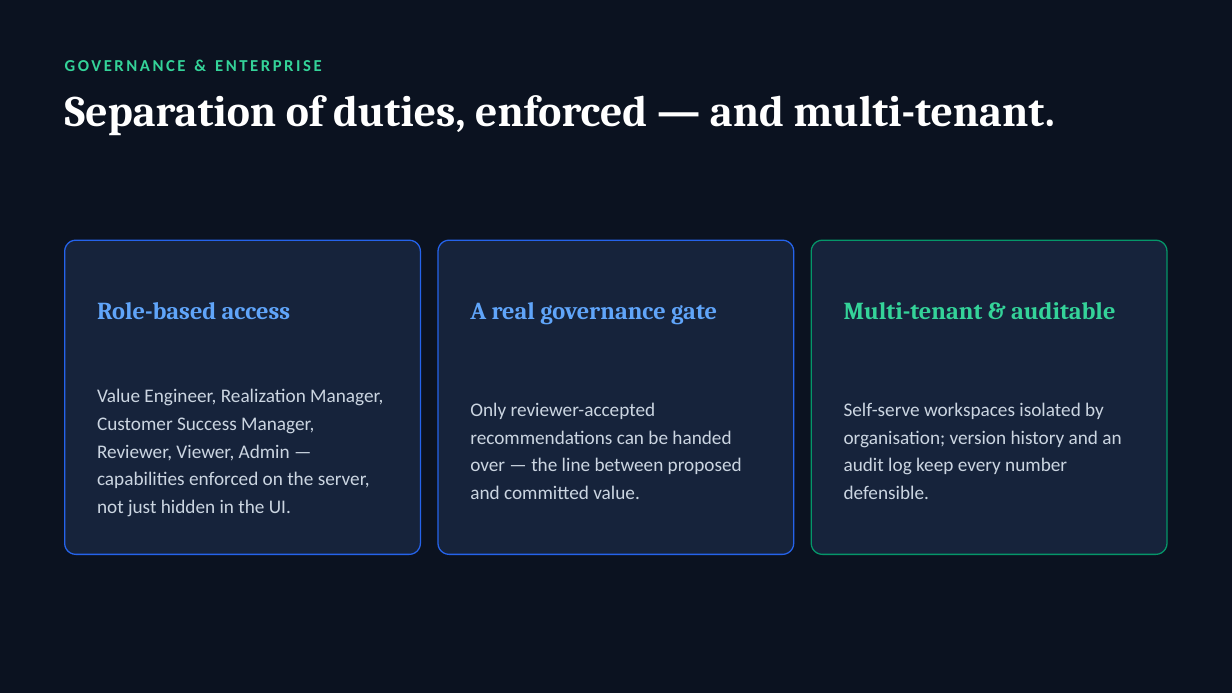
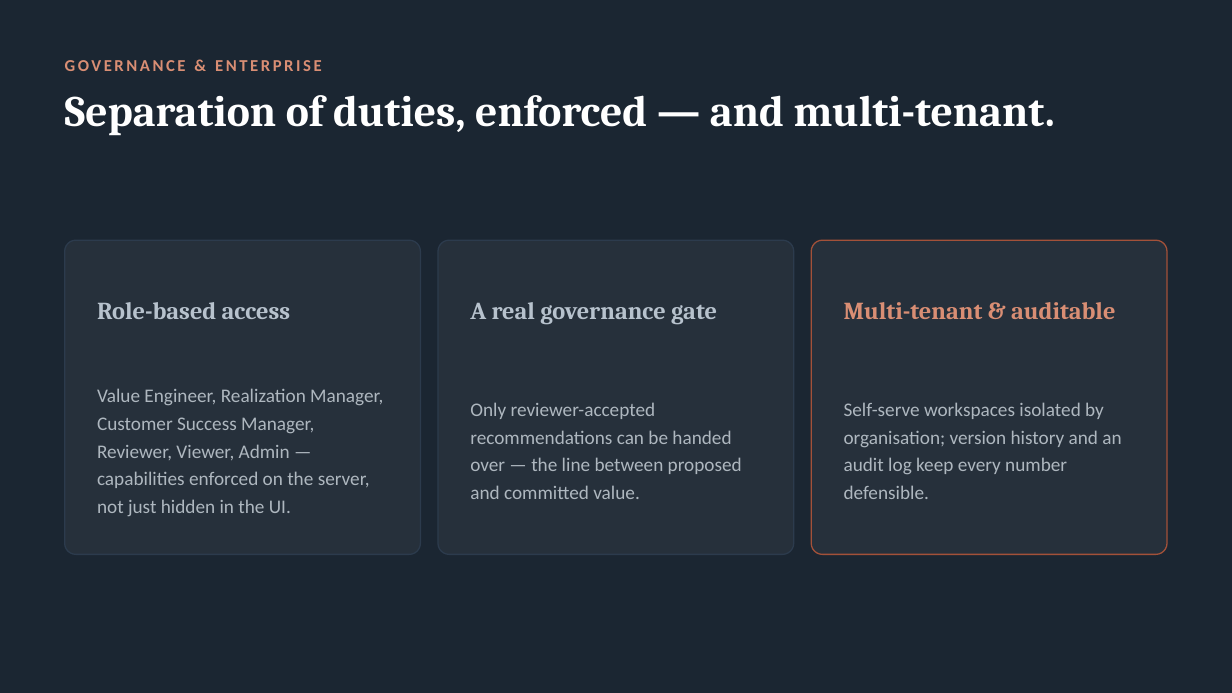
Before and after one commit to paulojorge1963/value-lifecycle-platform, a slide deck: slide 12 of demo-kit/ValueLifecycle-Solution-Overview.pptx. Drawn at 1232x693 pixels with LibreOffice and Linux fonts; fonts in the diff are those of the drawing. Boxes give left, top, right and bottom in pixels: in the first picture for what was removed or moved away, otherwise in the second. Text is boxed around its words. In the diff, an @@ line names an element or a change of style, - is before the commit and + after.

```diff
--- a/demo-kit/ValueLifecycle-Solution-Overview.pptx
+++ b/demo-kit/ValueLifecycle-Solution-Overview.pptx
@@ background #0B1220 to #1B2632 @@
@@ text "GOVERNANCE & ENTERPRISE" at <box>65,60,322,71</box>: text colour #34D399 to #D98E74 @@
@@ rounded rectangle at <box>65,240,421,555</box>: fill #16233B to #26303B; outline #2563EB 1 pt to #2C3B4D 1 pt @@
@@ rounded rectangle at <box>438,240,794,555</box>: fill #16233B to #26303B; outline #2563EB 1 pt to #2C3B4D 1 pt @@
@@ rounded rectangle at <box>811,240,1167,555</box>: fill #16233B to #26303B; outline #059669 1 pt to #A35139 1 pt @@
@@ text "Role-based access" at <box>97,302,290,319</box>: text colour #60A5FA to #B7C2CD @@
@@ text "A real governance gate" at <box>470,302,717,325</box>: text colour #60A5FA to #B7C2CD @@
@@ text "Multi-tenant & auditable" at <box>844,302,1115,319</box>: text colour #34D399 to #D98E74 @@
@@ text colour #CBD5E1 to #AEB7BF in 3 elements at <box>97,388,383,516</box>, <box>470,402,742,499</box>, <box>844,402,1121,499</box> @@
```
Also in this commit, not shown: 14 other slides changed, 16 other files.
